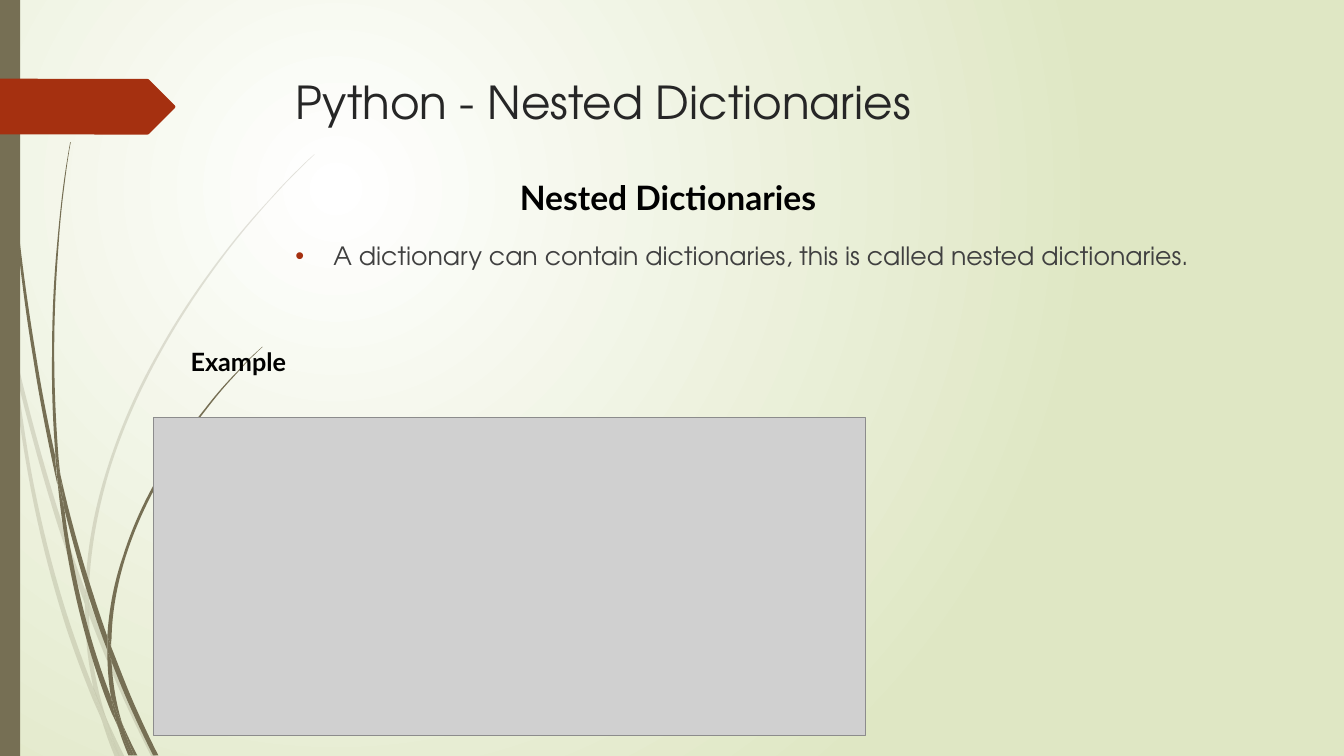
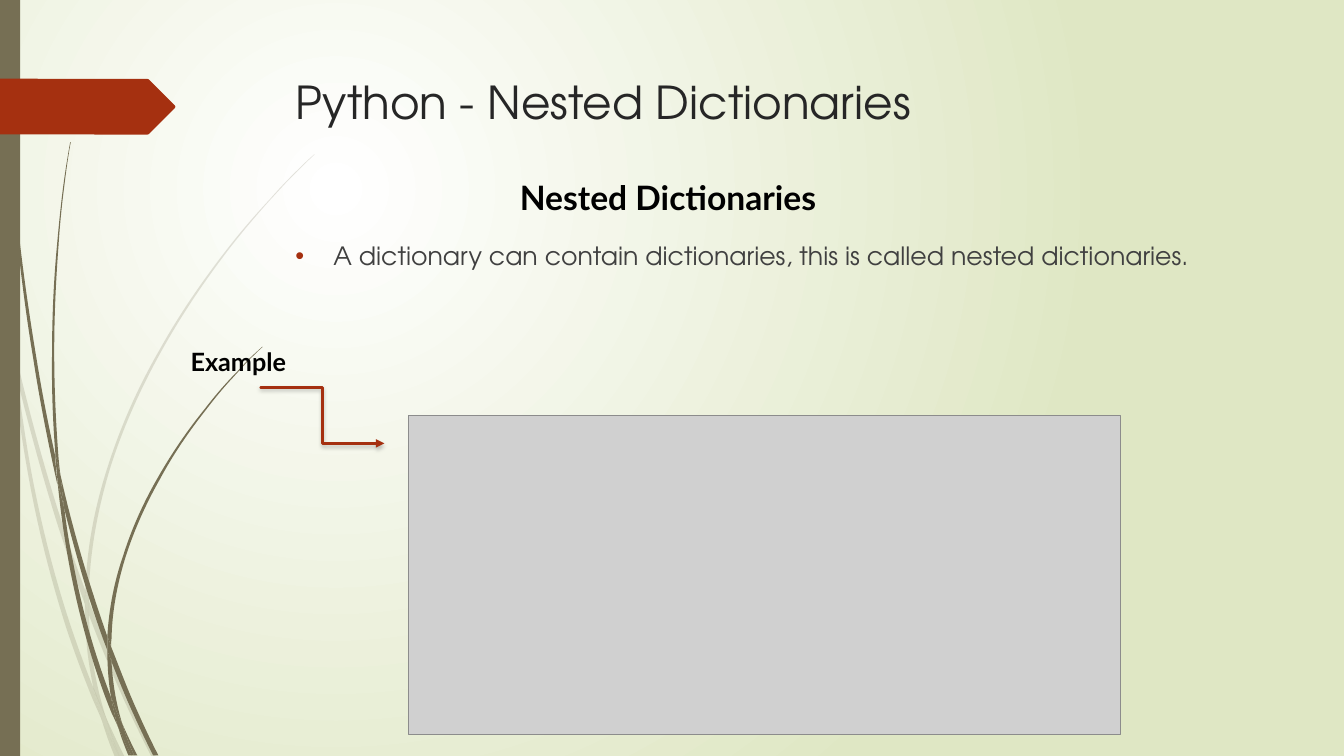
Before and after one commit to reesenacario/cs2022, a slide deck: slide 13 of 4110E240MyjournalinPython.pptx (slide 11 before the commit). Drawn at 1344x756 pixels with LibreOffice and Linux fonts; fonts in the diff are those of the drawing; grey boxes stand for pictures. Boxes give left, top, right and bottom in pixels: in the first picture for what was removed or moved away, otherwise in the second. Text is boxed around its words. In the diff, an @@ line names an element or a change of style, - is before the commit and + after.

```diff
--- a/4110E240MyjournalinPython.pptx
+++ b/4110E240MyjournalinPython.pptx
@@ elbow arrow added from (260, 387) to (384, 444), #A53010 1.75 pt @@
@@ picture: place and size @@
-picture at [153, 417, 866, 736]
+picture at [408, 416, 1121, 735]
```
Also in this commit, not shown: 7 other slides changed, 89 slides added, 1 slide removed.
